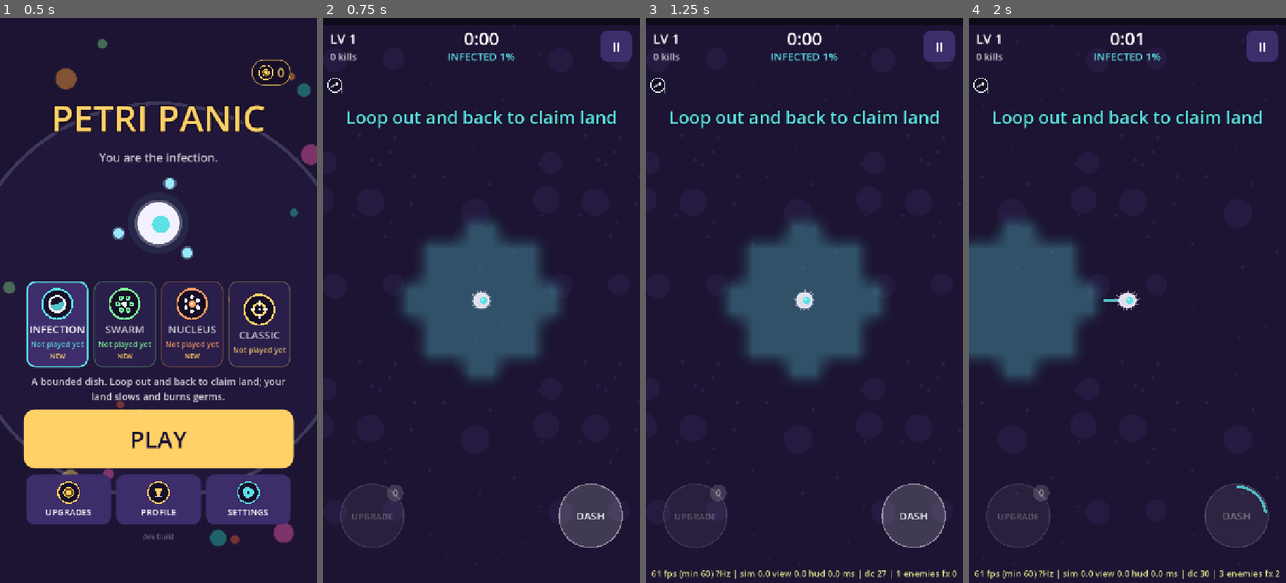
Above: before the commit, frames 1-4 (left to right).
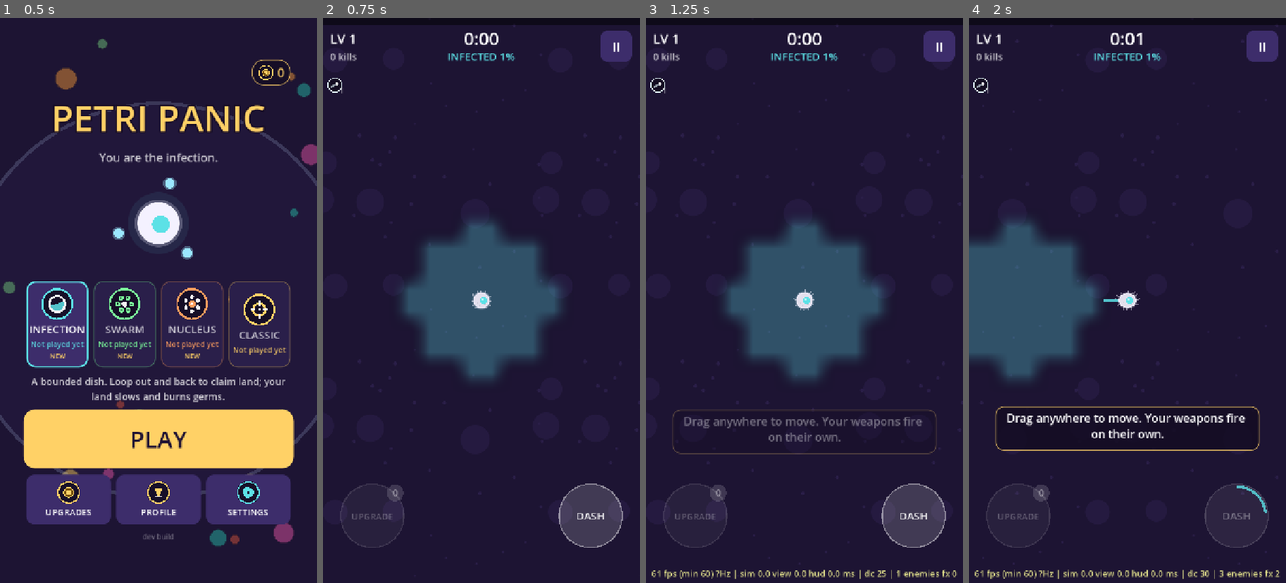
Above: after the commit, the same moments.

Repository: yousufkamran222-code/survivor-lite
Game: Godot game, scene res://scenes/main.tscn
Same seed, same stepped clock (60 frames per second), same inputs: the game is played once before the commit and once after it.
Inputs (mouse positions are in pixels of both pictures, inside the frame that each line leads up to):
- Up to frame 1 (0.5 s): no input
- Up to frame 2 (0.75 s): click "PLAY" at 0.5 s
- Up to frame 3 (1.25 s): no input
- Up to frame 4 (2 s): tap Enter at 1.25 s; move the mouse to (1197, 272) at 1.27 s; hold D from 1.28 s (still down); tap E at 1.35 s; click (1197, 272) at 1.42 s; tap Space at 1.52 s

Frame 1 is identical in both runs. In frame 2, 0.9% of the frame differs, in the area x 7-93%, y 16-20%; in frame 3, 1.9%; in frame 4, 3.3%, in the area x 7-93%, y 16-77%.

Commit message:
Enemy telegraphs, first-run hints, Profile scroll fix
- Profile only scrolled from the gaps between boxes: UiKit.panel now
  passes input (PanelContainer defaults to STOP), so drags over tiles,
  mode cards and achievements reach the DragScroll.
- Telegraphs (visual only, from World timers): Lancer wind-up shows its
  dash lane filling up; Spitter mouth glow + closing ring before a shot;
  Mother Cell closing ring before a burst.
- First-run hints from data/hints.json (validated): shared + per-mode,
  triggered by run time or World events, one banner at a time, each shown
  once (Save.hints_seen); Settings > Show tips again. Old start toasts
  replaced; none during the benchmark. Test: hint events must exist.
122 tests pass.

Co-Authored-By: Claude Opus 5.5 <noreply@anthropic.com>
Claude-Session: https://claude.ai/code/session_01Gsp3VoJ3zGpAvdK2aQa9r5

Diff:
--- a/data/balance.json
+++ b/data/balance.json
@@ -203,7 +203,9 @@
     "cell_squash": 0.1,
     "dash_stretch": 0.3,
     "cell_breathe": 0.03,
-    "cilia": 12
+    "cilia": 12,
+    "spit_telegraph_s": 0.5,
+    "boss_telegraph_s": 0.7
   },
   "palette": {
     "core": "#ffb27a",
--- /dev/null
+++ b/data/hints.json
@@ -0,0 +1,21 @@
+{
+  "shared": [
+    {"id": "move", "at": 0.6, "text": "Drag anywhere to move. Your weapons fire on their own."},
+    {"id": "dash", "at": 8.0, "text": "Tap DASH (or tap with a second finger) to zip through danger."},
+    {"id": "upgrade", "event": "level_gained", "text": "Level up! Tap UPGRADE whenever you're ready to pick."},
+    {"id": "elite", "event": "elite_spawn", "text": "An elite! Kill it for a chest. Follow the gold arrow."}
+  ],
+  "infection": [
+    {"id": "claim", "at": 3.0, "text": "Leave your land and loop back in to claim everything inside."},
+    {"id": "erosion", "event": "land_lost", "text": "Germs on your land eat it back. Keep claiming!"}
+  ],
+  "swarm": [
+    {"id": "swarm", "at": 3.0, "text": "Some kills rise as allies that guard you."}
+  ],
+  "nucleus": [
+    {"id": "defend", "at": 0.6, "text": "Germs march on the nucleus. Keep it alive for 12 waves!"},
+    {"id": "build", "at": 3.0, "text": "Stand on a green pad, then tap a tower to build it."},
+    {"id": "tower_up", "event": "tower_built", "text": "Stand on a tower again to upgrade it."}
+  ],
+  "classic": []
+}
--- a/scripts/autoload/save_service.gd
+++ b/scripts/autoload/save_service.gd
@@ -50,6 +50,12 @@
 var show_fps: int:  # -1 = use balance.json debug.show_perf, 0 off, 1 on
 	get: return int(profile.settings.get("show_fps", -1))
 	set(v): profile.settings["show_fps"] = v
+var hints_seen: Array:  # first-run hint ids already shown
+	get:
+		if not profile.settings.has("hints_seen"):
+			profile.settings["hints_seen"] = []
+		return profile.settings["hints_seen"]
+	set(v): profile.settings["hints_seen"] = v
 var runs: int:
 	get: return int(profile.stats.runs)
 var deaths: int:
--- a/scripts/core/game_data.gd
+++ b/scripts/core/game_data.gd
@@ -3,7 +3,7 @@
 ## Loads the JSON tables in res://data and validates cross-references.
 ## Every tunable number lives in data/, never in code.
 
-const FILES := ["balance", "enemies", "upgrades", "waves", "meta", "evolutions", "modes", "online", "towers"]
+const FILES := ["balance", "enemies", "upgrades", "waves", "meta", "evolutions", "modes", "online", "towers", "hints"]
 
 
 static func load_all(dir: String = "res://data") -> Dictionary:
@@ -130,6 +130,7 @@
 			if float(a.goal) <= 0.0:
 				errors.append("achievement %s needs a positive goal" % a.id)
 	_validate_defense(d, enemy_ids, errors)
+	_validate_hints(d, errors)
 	if d.waves.has("elites"):
 		for t in d.waves.elites.types:
 			if not enemy_ids.has(t):
@@ -181,3 +182,28 @@
 				errors.append("defense wave %d uses vent %d (only %d)" % [k + 1, int(v), vents])
 		if float(wv.duration) <= 0.0 or float(wv.budget) <= 0.0:
 			errors.append("defense wave %d needs a positive duration and budget" % [k + 1])
+
+
+## First-run hints: a "shared" list plus one per mode, each with an id, text
+## and either "at" (run seconds) or "event" (a World event type).
+static func _validate_hints(d: Dictionary, errors: Array) -> void:
+	var h: Variant = d.get("hints", {})
+	if not (h is Dictionary):
+		errors.append("hints.json must be an object")
+		return
+	var mode_ids := {}
+	for m in d.get("modes", []):
+		mode_ids[m.id] = true
+	var seen := {}
+	for key in h:
+		if key != "shared" and not mode_ids.has(key):
+			errors.append("hints: unknown mode '%s'" % key)
+		for hint in h[key]:
+			var id := str(hint.get("id", ""))
+			if id == "" or str(hint.get("text", "")) == "":
+				errors.append("hints.%s: every hint needs an id and text" % key)
+			if seen.has(id):
+				errors.append("hints: duplicate id '%s'" % id)
+			seen[id] = true
+			if not hint.has("at") and not hint.has("event"):
+				errors.append("hints: '%s' needs 'at' or 'event'" % id)
--- a/scripts/game/main.gd
+++ b/scripts/game/main.gd
@@ -42,6 +42,8 @@
 var _streak := 0  # kills chained within juice.streak_window_s (cosmetic)
 var _streak_ms := 0
 var _slowmo := 0.0  # boss-kill slow motion left (real seconds)
+var _hints: Array = []  # this run's not-yet-seen hints (data/hints.json)
+var _hint_queue: Array = []
 
 
 func _ready() -> void:
@@ -250,6 +252,7 @@
 	hud.cpu_ms = 0.0
 	if world.def_on:
 		_tick_countdown()
+	_update_hints()
 	match world.state:
 		"defense_won":
 			_show_defense_won()
@@ -265,6 +268,7 @@
 
 func _handle_events(events: Array) -> void:
 	for ev in events:
+		_hint_event(ev.type)
 		match ev.type:
 			"shoot":
 				Sfx.play("shoot")
@@ -397,10 +401,7 @@
 	_streak = 0
 	hud.set_streak(0)
 	Analytics.event("run_start", {"run": Save.runs + 1, "mode": _current_mode().id})
-	if world.terr != null:
-		hud.toast("Loop out and back to claim land", pal.player_nucleus, 3.0)
-	if world.conv_on:
-		hud.toast("Kills join your swarm. They guard you.", pal.player_nucleus, 3.0)
+	_load_hints(_current_mode().id)
 	_hide_all()
 	_set_screen("playing")
 
@@ -1257,6 +1258,8 @@
 	_bench.build = _build_label().replace("build ", "")
 	_bench.refresh = DisplayServer.screen_get_refresh_rate()
 	_bench_bot = BalanceBot.new(Benchmark.SEED)
+	_hints = []  # no first-run tips during the benchmark
+	_hint_queue = []
 	_bench_perf = hud.show_perf
 	hud.show_perf = false  # same HUD load on every device
 	_hide_all()
@@ -1300,3 +1303,39 @@
 		hud.toast("Copied", pal.ui_accent, 1.0), 100))
 	col.add_child(UiKit.button("DONE", _show_menu, 80))
 	_results[0].visible = true
+
+
+# ------------------------------------------------------- first-run hints
+
+## This run's hints: shared ones plus the mode's, minus those already seen.
+func _load_hints(mode_id: String) -> void:
+	_hints = []
+	_hint_queue = []
+	var h: Dictionary = data.get("hints", {})
+	for hint in h.get("shared", []) + h.get(mode_id, []):
+		if not Save.hints_seen.has(hint.id):
+			_hints.append(hint)
+
+
+func _queue_hint(hint: Dictionary) -> void:
+	_hints.erase(hint)
+	_hint_queue.append(hint)
+
+
+func _hint_event(type: String) -> void:
+	for hint in _hints.duplicate():
+		if hint.get("event", "") == type:
+			_queue_hint(hint)
+
+
+## Timed hints, and one hint on screen at a time (each shown once, ever).
+func _update_hints() -> void:
+	for hint in _hints.duplicate():
+		if hint.has("at") and world.time >= float(hint.at):
+			_queue_hint(hint)
+	if _hint_queue.is_empty() or hud.hint_showing():
+		return
+	var next: Dictionary = _hint_queue.pop_front()
+	hud.show_hint(str(next.text))
+	Save.hints_seen.append(next.id)
+	Save.write()
--- a/scripts/game/world_view.gd
+++ b/scripts/game/world_view.gd
@@ -57,6 +57,11 @@
 var _move_ang := 0.0
 var _hurt_squish := 0.0
 var _cell_t := 0.0
+# Telegraph data per enemy type (from enemies.json): Lancer dash lane length
+# and wind-up, Spitter fire range.
+var _dash_len := PackedFloat32Array()
+var _windup := PackedFloat32Array()
+var _fire_range := PackedFloat32Array()
 ## CPU ms spent in this view since Main last read it (fill + draw recording);
 ## Main resets it each frame (benchmark and perf readout).
 var cpu_ms := 0.0
@@ -68,8 +73,14 @@
 	for k in bal.palette:
 		pal[k] = GameData.color(bal.palette[k])
 	enemy_colors.clear()
+	_dash_len.clear()
+	_windup.clear()
+	_fire_range.clear()
 	for e in game_data.enemies:
 		enemy_colors.append(GameData.color(e.color))
+		_dash_len.append(float(e.get("dash_speed", 0.0)) * float(e.get("dash_s", 0.0)))
+		_windup.append(float(e.get("windup_s", 1.0)))
+		_fire_range.append(float(e.get("keep_distance", 0.0)) + 220.0)
 	font = ThemeDB.fallback_font
 	for ev in game_data.get("evolutions", []):
 		evo_colors[ev.weapon] = GameData.color(ev.color)
@@ -490,6 +501,7 @@
 			var r := world.enemy_radius(i) * 1.25 + 4.0 * sin(now * 8.0)
 			ci.draw_arc(world.e_pos[i], r, 0, TAU, 32, Color(elite_color, 0.9), 4.0)
 			ci.draw_circle(world.e_pos[i], r + 10.0, Color(elite_color, 0.12))
+		_draw_telegraph(ci, i)
 	for j in world.tower_orbs.size():
 		var tc := GameData.color(world.tower_defs[world.tower_orb_type[j]].get("color", "#ffffff"))
 		ci.draw_circle(world.tower_orbs[j], world.tower_orb_r[j] + 3.0, Color(tc, 0.35))
@@ -714,3 +726,51 @@
 			c.a *= 1.0 - k * k
 			_splats.add(_sp_pos[i], _sp_size[i] * (1.0 + 0.15 * minf(_sp_t[i] * 8.0, 1.0)), c)
 	_splats.commit()
+
+
+## Warnings before enemy attacks (visual only; timings come from the World):
+## a Lancer's dash lane fills during its wind-up, a Spitter's mouth glows as
+## its shot charges (and stays lit while ready), and the Mother Cell shows a
+## closing ring before its burst.
+func _draw_telegraph(ci: CanvasItem, i: int) -> void:
+	var t := world.e_type[i]
+	var beh := world._tbeh[t]
+	if beh == World.BEH_CHASE:
+		return
+	var p := world.e_pos[i]
+	var r := world.enemy_radius(i)
+	match beh:
+		World.BEH_DASH:
+			if world.e_phase[i] != 1:
+				return
+			var k := clampf(1.0 - world.e_timer[i] / maxf(_windup[t], 0.01), 0.0, 1.0)
+			var d := world.e_dir[i]
+			var end := p + d * _dash_len[t]
+			var warn: Color = pal.player_hurt
+			ci.draw_line(p, end, Color(warn, 0.10 + 0.18 * k), r * 2.0)
+			ci.draw_line(p, p + (end - p) * k, Color(warn, 0.55), 4.0)
+			var side := d.orthogonal() * r * 0.8
+			ci.draw_colored_polygon(PackedVector2Array([end + d * r, end - side, end + side]), Color(warn, 0.25 + 0.5 * k))
+		World.BEH_RANGED:
+			if world.e_team[i] != 0:
+				return
+			var tele := float(juice.get("spit_telegraph_s", 0.5))
+			var k := clampf(1.0 - world.e_timer[i] / tele, 0.0, 1.0)
+			if k <= 0.0:
+				return
+			var target := world.p_pos
+			if world.def_on and (world.p_down > 0.0 or p.distance_squared_to(world.p_pos) > float(world.dcfg.aggro_radius) ** 2):
+				target = world.core_pos
+			if p.distance_squared_to(target) > _fire_range[t] * _fire_range[t]:
+				return
+			var mouth := p + (target - p).normalized() * r * 0.9
+			var c: Color = pal.enemy_shot
+			ci.draw_circle(mouth, 4.0 + 8.0 * k, Color(c, 0.3 + 0.4 * k))
+			ci.draw_circle(mouth, 2.5 + 4.0 * k, Color(1, 1, 0.85, 0.35 + 0.6 * k))
+			ci.draw_arc(p, r + 4.0 + 10.0 * (1.0 - k), 0, TAU, 24, Color(c, 0.6 * k), 2.5)
+		World.BEH_BOSS:
+			var tele := float(juice.get("boss_telegraph_s", 0.7))
+			if world.e_timer[i] > tele:
+				return
+			var k := clampf(1.0 - world.e_timer[i] / tele, 0.0, 1.0)
+			ci.draw_arc(p, r * (2.6 - 1.4 * k), 0, TAU, 48, Color(pal.enemy_shot, 0.25 + 0.6 * k), 3.0 + 4.0 * k)
--- a/scripts/ui/hud_overlay.gd
+++ b/scripts/ui/hud_overlay.gd
@@ -42,6 +42,9 @@
 var _bars_wait := 0.0
 var _sig_world: World = null
 var icon_atlas: IconAtlas  # set by Main; baked icons for the strip
+var _hint_text := ""
+var _hint_t := 0.0  # time the current hint has been up
+const HINT_S := 4.5
 var _streak := 0
 var _streak_t := 99.0  # time since the streak last grew
 var streak_show := 10
@@ -112,6 +115,8 @@
 	_notice_t = maxf(0.0, _notice_t - delta)
 	_xp_flash = maxf(0.0, _xp_flash - delta)
 	_streak_t += delta
+	if _hint_text != "":
+		_hint_t += delta
 	if show_perf and world != null:
 		_update_perf(delta)
 	var i := 0
@@ -153,6 +158,7 @@
 		draw_string(font, Vector2(0, ty), t.text, HORIZONTAL_ALIGNMENT_CENTER, w, fs, Color(t.color, a))
 		ty += 52.0
 	_draw_streak(w)
+	_draw_hint(w)
 	# Perf readout for playtests (balance.json debug.show_perf).
 	if show_perf:
 		draw_string(font, Vector2(0, size.y - 14), _perf_text, HORIZONTAL_ALIGNMENT_CENTER, w, 20, Color(1, 1, 0.6, 0.85))
@@ -480,3 +486,32 @@
 	var pos := Vector2(w - 24.0, 120.0)
 	draw_string_outline(font, pos, "x%d" % _streak, HORIZONTAL_ALIGNMENT_RIGHT, -1, fs, 8, Color(0, 0, 0, 0.6 * a))
 	draw_string(font, pos, "x%d" % _streak, HORIZONTAL_ALIGNMENT_RIGHT, -1, fs, Color(col, a))
+
+
+## First-run hint banner (Main queues them, one at a time).
+func show_hint(text: String) -> void:
+	_hint_text = text
+	_hint_t = 0.0
+
+
+func hint_showing() -> bool:
+	return _hint_text != "" and _hint_t < HINT_S
+
+
+func _draw_hint(w: float) -> void:
+	if not hint_showing():
+		return
+	var a := clampf(minf(_hint_t / 0.25, (HINT_S - _hint_t) / 0.4), 0.0, 1.0)
+	var width := minf(w - 60.0, 600.0)
+	var fs := 26
+	var sz := font.get_multiline_string_size(_hint_text, HORIZONTAL_ALIGNMENT_CENTER, width - 40.0, fs)
+	# Above the DASH/UPGRADE buttons; higher when the Nucleus tower bar is up.
+	var bottom := size.y - (500.0 if tower_bar_visible() else 300.0)
+	var rect := Rect2((w - width) / 2.0, bottom - sz.y - 28.0 + 12.0 * (1.0 - a), width, sz.y + 28.0)
+	var sb := StyleBoxFlat.new()
+	sb.bg_color = Color(0.08, 0.05, 0.14, 0.88 * a)
+	sb.set_corner_radius_all(18)
+	sb.set_border_width_all(2)
+	sb.border_color = Color(pal.ui_accent, 0.7 * a)
+	draw_style_box(sb, rect)
+	draw_multiline_string(font, rect.position + Vector2(20, 14 + fs * 0.85), _hint_text, HORIZONTAL_ALIGNMENT_CENTER, width - 40.0, fs, -1, Color(1, 1, 1, a))
--- a/scripts/ui/settings_screen.gd
+++ b/scripts/ui/settings_screen.gd
@@ -44,6 +44,14 @@
 	add_child(_choice_row("Show FPS", ["Off", "On"], 1 if fps_on else 0, func(i: int) -> void:
 		Save.show_fps = i))
 	add_child(UiKit.label("Max uses your screen's full refresh rate (smoothest). Battery 30 saves the most power.", 19, Color(pal.text, 0.55)))
+	var tips := UiKit.button("Show tips again", func() -> void: pass, 70)
+	tips.add_theme_font_size_override("font_size", 22)
+	tips.pressed.connect(func() -> void:
+		Save.hints_seen = []
+		tips.text = "Tips will show again"
+		tips.disabled = true)
+	tips.disabled = Save.hints_seen.is_empty()
+	add_child(tips)
 	add_child(UiKit.button("BACK", func() -> void:
 		Save.write()
 		on_back.call(), 90))
--- a/scripts/ui/ui_kit.gd
+++ b/scripts/ui/ui_kit.gd
@@ -111,6 +111,9 @@
 ## Rounded panel with an optional coloured border.
 static func panel(bg: Color, border: Color = Color(0, 0, 0, 0), radius: int = 20, margin: int = 16) -> PanelContainer:
 	var p := PanelContainer.new()
+	# PASS, not the default STOP: panels inside a DragScroll must let the drag
+	# through, or the list only scrolls from the gaps between them.
+	p.mouse_filter = Control.MOUSE_FILTER_PASS
 	var sb := _box(bg, radius, margin)
 	if border.a > 0.0:
 		sb.set_border_width_all(3)
--- a/tests/test_data.gd
+++ b/tests/test_data.gd
@@ -36,3 +36,16 @@
 	d.balance.territory.enabled = true
 	GameData.apply_mode(d, "classic")
 	check(d.balance.territory.enabled, "original data untouched")
+
+
+func test_hint_events_exist_in_the_world() -> void:
+	# An event-triggered hint with a typo would silently never show.
+	var src := FileAccess.get_file_as_string("res://scripts/core/world.gd")
+	var h: Dictionary = data().hints
+	var n := 0
+	for key in h:
+		for hint in h[key]:
+			if hint.has("event"):
+				n += 1
+				check(('"type": "%s"' % hint.event) in src, "hint '%s' waits for unknown event '%s'" % [hint.id, hint.event])
+	check(n > 0, "some hints are event-triggered")
Not shown, changed: docs/PIPELINE.md
Not shown, changed: docs/POLISH_PLAN.md
